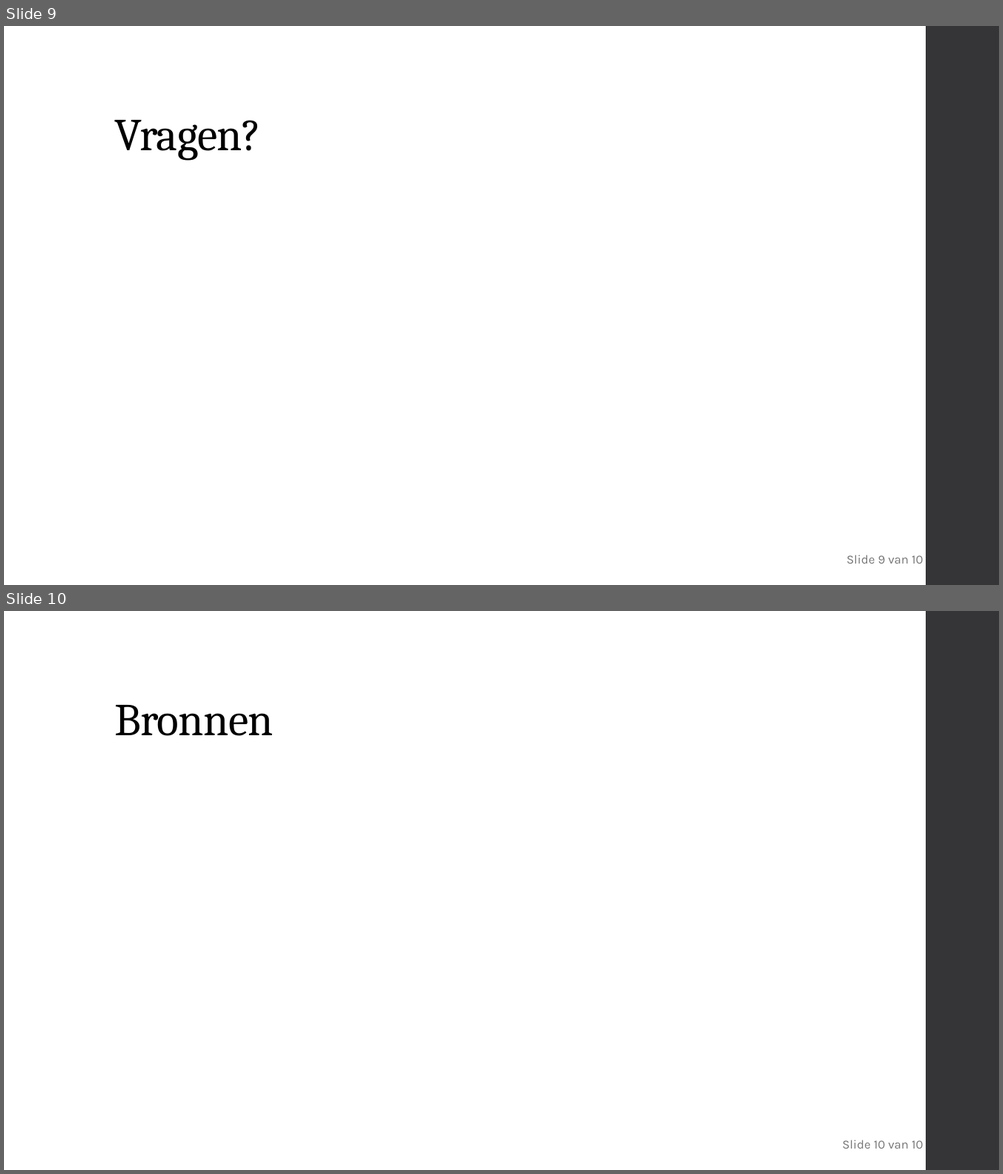
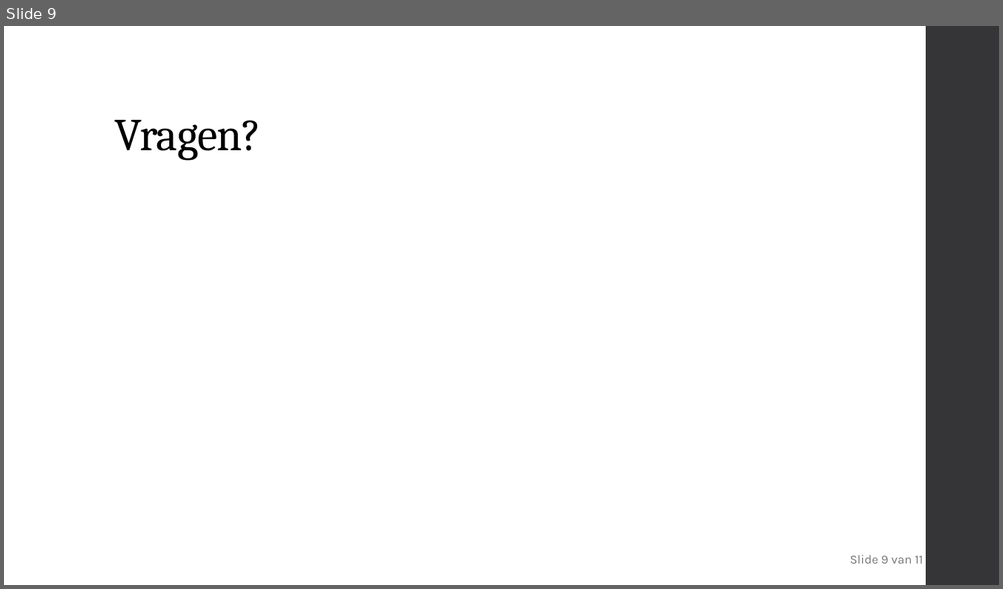
Before and after one commit to delamiro/Embedded-Stepper-Motor, a slide deck: docs/presentatie.odp. Shown one above the other, each under a label of ours: slides 9 and 10 before the commit, slide 9 after it. The pictures are 1003x1174 and 1003x589 pixels, drawn with LibreOffice and Linux fonts; fonts in the diff are those of the drawing. Boxes give left, top, right and bottom in pixels: in the first picture for what was removed or moved away, otherwise in the second. Text is boxed around its words. In the diff, an @@ line names an element or a change of style, - is before the commit and + after.

```diff
--- a/docs/presentatie.odp
+++ b/docs/presentatie.odp
@@ slide 10 removed at bbox=[4, 611, 999, 1170], background #FFFFFF; not listed: 1 template element that a slide beside it also shows @@
@@ title removed at bbox=[114, 705, 273, 736] @@
-Bronnen
@@ text removed at bbox=[842, 1140, 922, 1149] @@
-Slide 10 van 10
@@ text at bbox=[850, 555, 922, 564]: text changed @@
-Slide 9 van 10
+Slide 9 van 11
```
Also in this commit, not shown: 3 slides changed, 2 slides added, 1 other slide removed.
